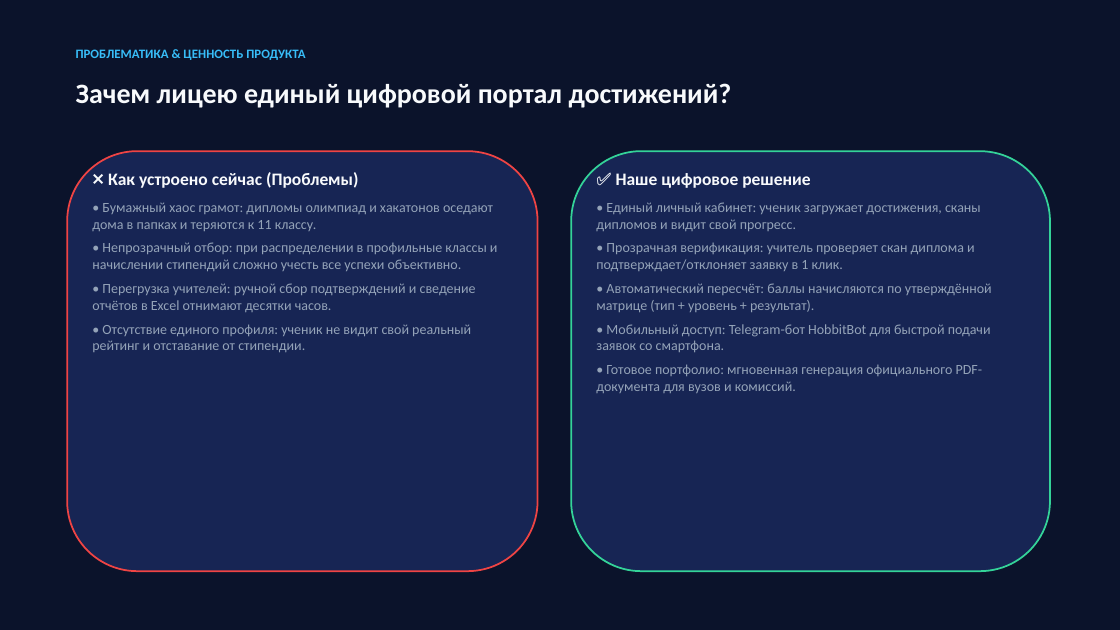
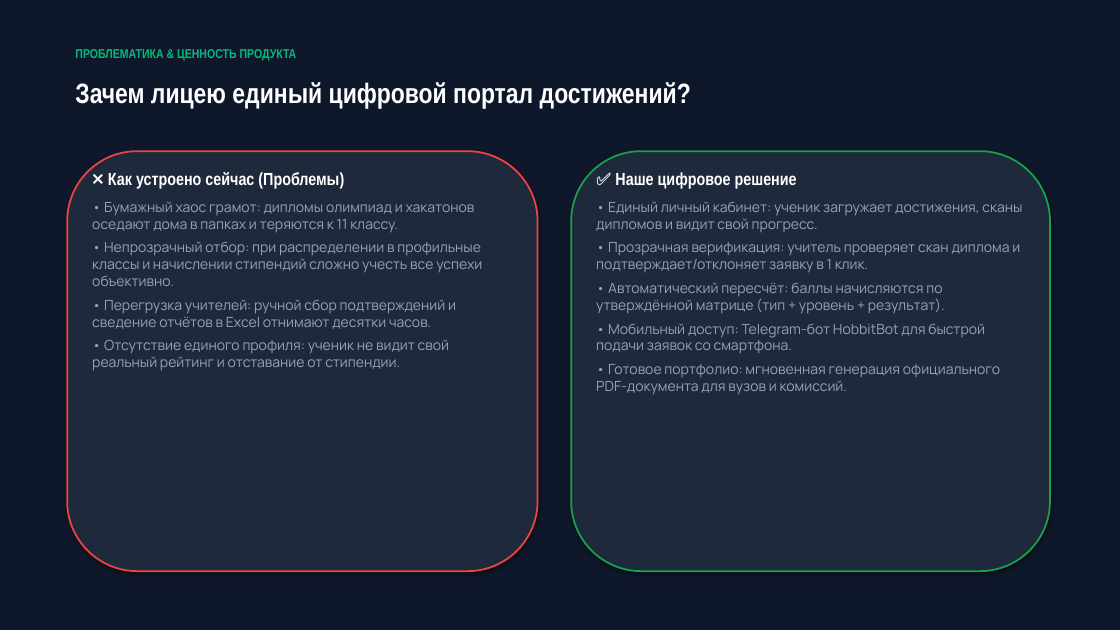
Before and after one commit to railgum24-cmd/Hobbits, a slide deck: slide 2 of presentation/Портал_достижений_лицея_9-11_класс.pptx. Drawn at 1120x630 pixels with LibreOffice and Linux fonts; fonts in the diff are those of the drawing. Boxes give left, top, right and bottom in pixels: in the first picture for what was removed or moved away, otherwise in the second. Text is boxed around its words. In the diff, an @@ line names an element or a change of style, - is before the commit and + after.

```diff
--- a/presentation/Портал_достижений_лицея_9-11_класс.pptx
+++ b/presentation/Портал_достижений_лицея_9-11_класс.pptx
@@ rectangle at (0,0,1120,630): fill #0B132B to #0F172A; shadow on @@
@@ text "ПРОБЛЕМАТИКА & ЦЕННОСТЬ ПРОДУКТА" at (75,49,297,61): font Calibri to Arial Narrow, text colour #38BDF8 to #00BD7D @@
@@ text "Зачем лицею единый цифровой портал ..." at (75,82,691,109): font Calibri to Arial Narrow, text colour #F8FAFC to #FFFFFF @@
@@ rounded rectangle at (67,151,538,571): fill #172554 to #1E293B; shadow on @@
@@ text "❌ Как устроено сейчас (Проблемы)" at (92,172,482,371): font Calibri to Arial Narrow, text colour #F8FAFC to #FFFFFF in "❌ Как устроено сейчас (Проблемы)"; font Calibri to Manrope @@
@@ rounded rectangle at (571,151,1050,571): fill #172554 to #1E293B; outline #34D399 1.5 pt to #16A34A 1.5 pt; shadow on @@
@@ text "✅ Наше цифровое решение" at (596,172,1022,394): font Calibri to Arial Narrow, text colour #F8FAFC to #FFFFFF in "✅ Наше цифровое решение"; font Calibri to Manrope @@
```
Also in this commit, not shown: 7 other slides changed, 39 other files.
